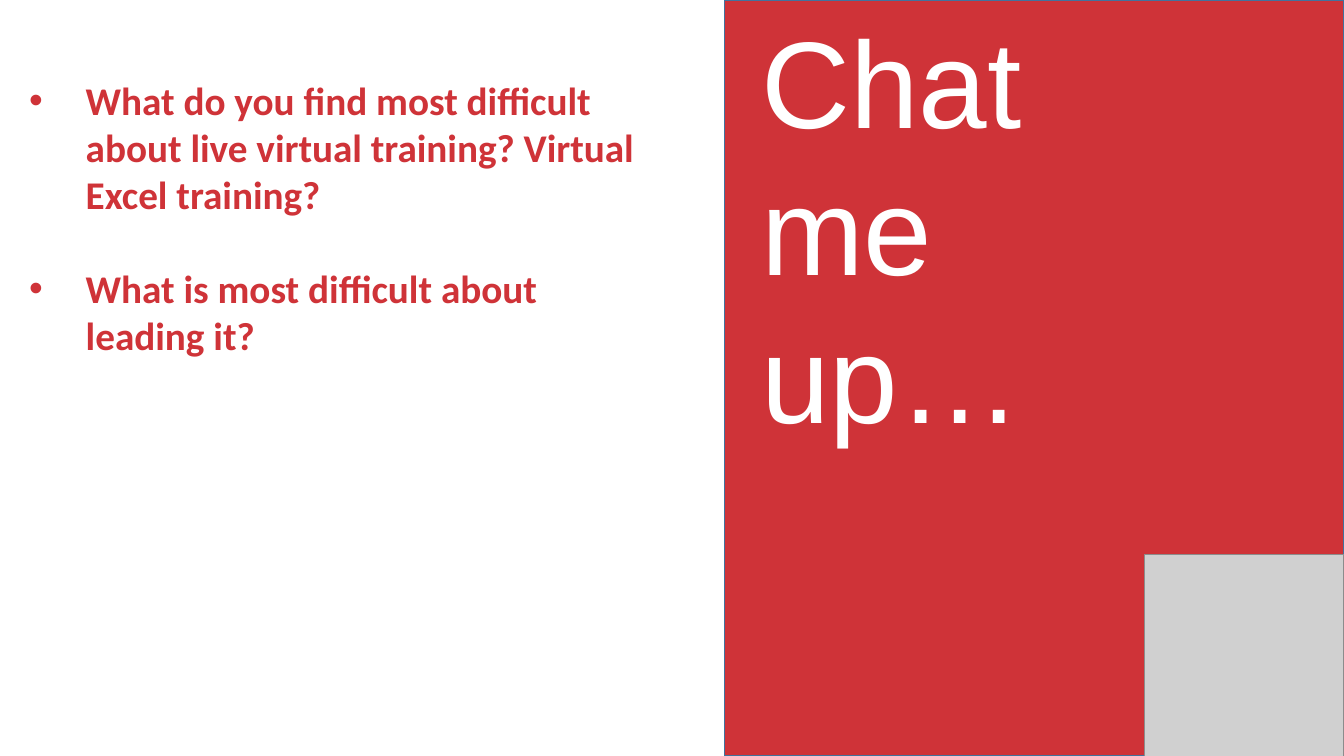
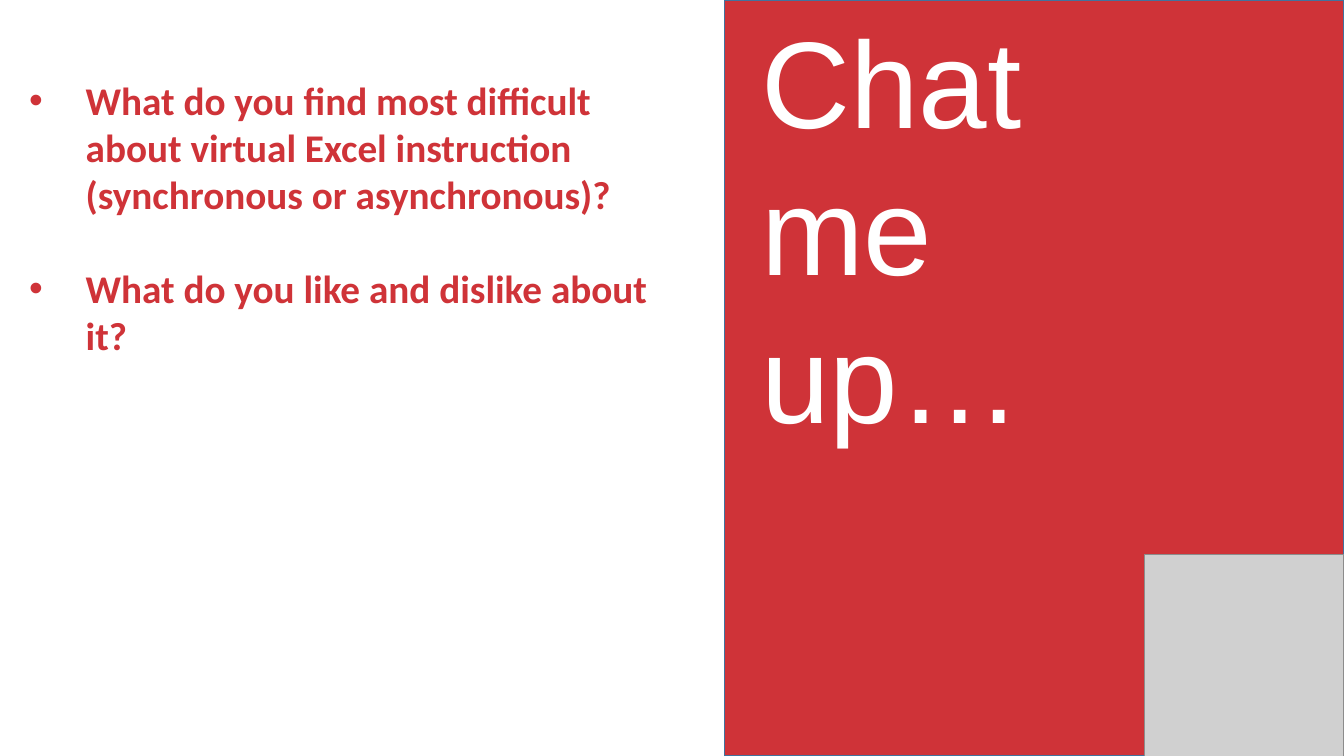
Before and after one commit to stringfestdata/five-tips-virtual-excel-instruction, a slide deck: slide 3 of top-tips-teaching-excel-online.pptx (slide 4 before the commit). Drawn at 1344x756 pixels with LibreOffice and Linux fonts; fonts in the diff are those of the drawing; grey boxes stand for pictures. Boxes give left, top, right and bottom in pixels: in the first picture for what was removed or moved away, otherwise in the second. Text is boxed around its words. In the diff, an @@ line names an element or a change of style, - is before the commit and + after.

```diff
--- a/top-tips-teaching-excel-online.pptx
+++ b/top-tips-teaching-excel-online.pptx
@@ text at (86, 87, 647, 351): text changed @@
-• What do you find most difficult about live virtual training? Virtual Excel training?
-• What is most difficult about leading it?
+• What do you find most difficult about virtual Excel instruction (synchronous or asynchronous)?
+• What do you like and dislike about it?
```
Also in this commit, not shown: 4 other slides changed, 2 slides added, 8 other files.
